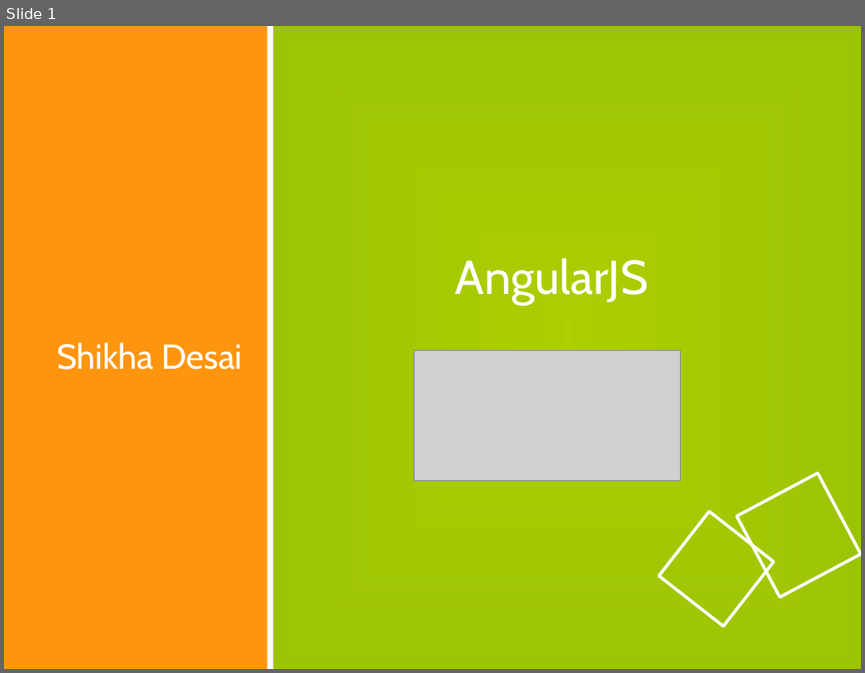
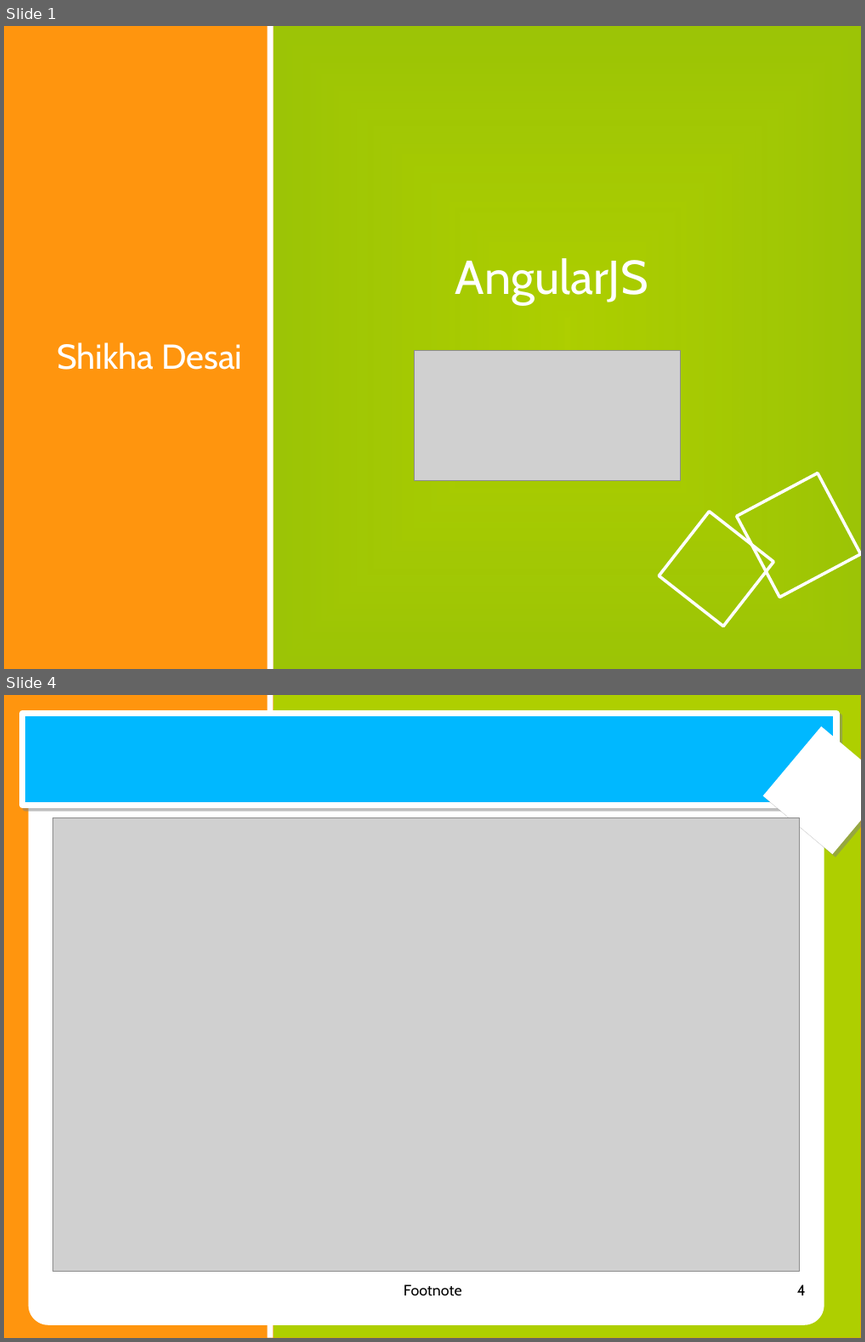
Before and after one commit to shikha-desai/Internship_PreWork, a slide deck: Web Development/AngularJS/AngularJS_Notes.ppt. Shown one above the other, each under a label of ours: slide 1 before the commit, slides 1 and 4 after it; the slides between them are not shown. The pictures are 865x673 and 865x1342 pixels, drawn with LibreOffice and Linux fonts; fonts in the diff are those of the drawing; grey boxes stand for pictures. Boxes give left, top, right and bottom in pixels: in the first picture for what was removed or moved away, otherwise in the second. Text is boxed around its words. In the diff, an @@ line names an element or a change of style, - is before the commit and + after.

```diff
--- a/Web Development/AngularJS/AngularJS_Notes.ppt
+++ b/Web Development/AngularJS/AngularJS_Notes.ppt
@@ slide 4 added at [4, 695, 861, 1338], background #FF950E @@
@@ rectangle added at [23, 714, 837, 805], fill #00B8FF, outline #FFFFFF 5.67 pt @@
@@ rectangle added at [268, 695, 273, 1338], fill #FFFFFF @@
@@ rectangle added at [273, 695, 861, 1338], fill #AECF00 @@
@@ rectangle added at [763, 726, 861, 854], fill #FFFFFF @@
@@ rounded rectangle added at [28, 787, 824, 1325], fill #FFFFFF @@
@@ picture added at [53, 817, 800, 1270] @@
@@ text added at [404, 1284, 462, 1296], 14 pt, text #000000 @@
+Footnote
@@ page number added at [797, 1284, 806, 1295], 14 pt, text #000000 @@
+4
```
Also in this commit, not shown: 2 slides changed, 4 other slides added, 5 other files.
